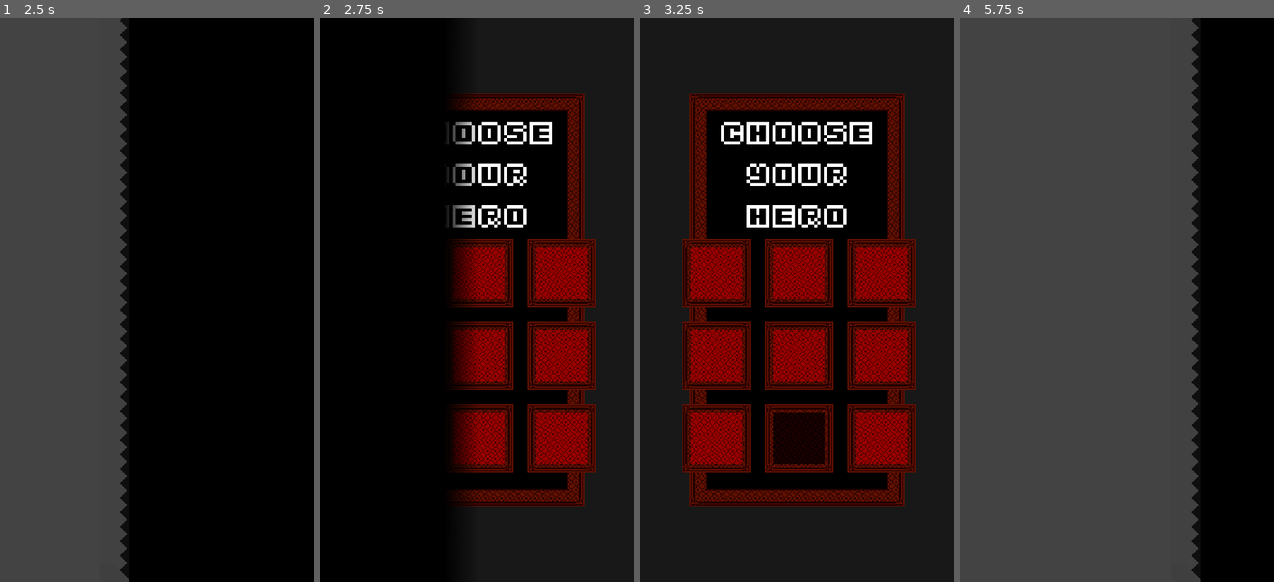
Above: before the commit, frames 1-4 (left to right).
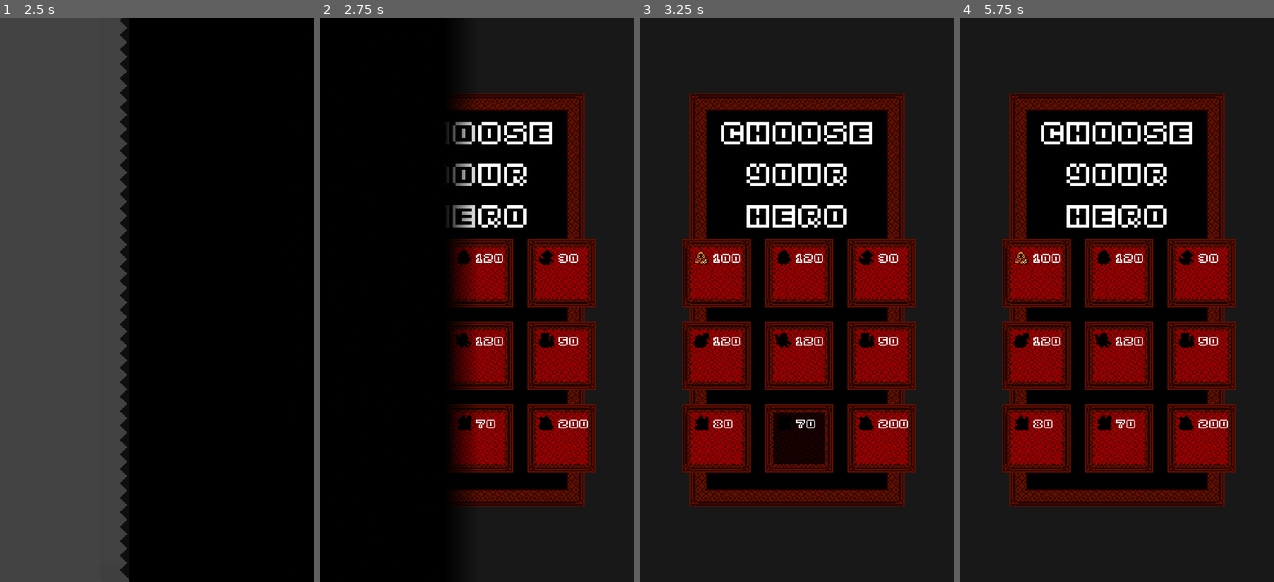
Above: after the commit, the same moments.

Repository: leegee1080/Quest-Dream
Game: Godot game, scene res://nodes/GameMaster.tscn
Same seed, same stepped clock (60 frames per second), same inputs: the game is played once before the commit and once after it.
Inputs (mouse positions are in pixels of both pictures, inside the frame that each line leads up to):
- Up to frame 1 (2.5 s): tap Enter at 0.5 s; move the mouse to (226, 271) at 0.52 s; hold Up 0.53-1.25 s; tap N at 0.6, 2.1 s; click (226, 271) at 0.67 s; tap Space at 0.77, 1.25 s; drag from (94, 328) to (141, 412) at 1.27 s; move the mouse to (188, 175) at 2.02 s; hold Up from 2.03 s (still down)
- Up to frame 2 (2.75 s): keep holding Up
- Up to frame 3 (3.25 s): release Up at 2.75 s; drag from (781, 412) to (702, 215) at 2.77 s
- Up to frame 4 (5.75 s): move the mouse to (1211, 384) at 3.52 s; hold A 3.53-4.25 s; tap N at 3.6, 5.1 s; tap Space at 3.77 s; drag from (1022, 215) to (1069, 159) at 4.27 s; tap Enter at 5 s; move the mouse to (1132, 300) at 5.02 s; hold Down from 5.03 s (still down); click (1132, 300) at 5.17 s

Frame 1 is identical in both runs. In frame 2, 0.9% of the frame differs, in the area x 43-86%, y 41-74%; in frame 3, 1.3%; in frame 4, 82%, in the area x 0-88%, y 0-100%.
Error before the commit: Attempt to call function 'queue_free' in base 'previously freed instance' on a null instance. (res://scripts/UI/UI_Vars.gd:36)

Commit message:
more work on the character select screen, added locking func. a sprite. and a cost to unlock

Diff:
--- a/scripts/Class_Select_Screen.gd
+++ b/scripts/Class_Select_Screen.gd
@@ -8,8 +8,13 @@
 
 const hero_select_starting_vect = Vector2(41,214)
 var hero_select_button_spacing = Vector2(80,80)
+const font = "res://assets/fonts/pixel_dyna_font.tres"
+const rtl_text_scale = 0.1
+const rtl_rect_size = Vector2(50,50)
 
-const hero_sprite_sheet = "res://assets/visuals/player_frames.tres"
+const hero_sprite_sheet = preload("res://assets/visuals/player_frames.tres")
+
+var unlocked_heroes = []
 
 func _ready():
 	name = "Class_Select_Screen"
@@ -23,16 +28,40 @@
 	var index_y = 0
 	for entry in Player_Enums.player_types_enum:
 		temp_loc_dict = {entry: [Vector2(hero_select_starting_vect.x + (hero_select_button_spacing.x * index_x),hero_select_starting_vect.y + (hero_select_button_spacing.y * index_y)), 18, 19]}
-		UiVars.generate_button(temp_loc_dict, "res://assets/visuals/small_button_frames.tres", Vector2(66,66), "hero_select_buttons", 15, self)
+		UiVars.generate_button(temp_loc_dict, "res://assets/visuals/small_button_frames.tres", Vector2(66,66), "hero_select_buttons", 0, self)
+		var sprite = AnimatedSprite.new()
+		sprite.set_sprite_frames(hero_sprite_sheet)
+		sprite.set_frame(Player_Enums.player_types_string_dict.get(entry).sprite_frame)
+		sprite.position = Vector2(hero_select_starting_vect.x + (hero_select_button_spacing.x * index_x) + 10,hero_select_starting_vect.y + (hero_select_button_spacing.y * index_y) + 10)
+#		print(Player_Enums.player_types_string_dict.get(entry).sprite_frame)
+		sprite.z_index = 16
+		sprite.centered = false
+		sprite.modulate = Color(0,0,0)
+
+		var rtl_node = Label.new()
+		add_child(rtl_node)
+		rtl_node.rect_position = Vector2(sprite.position.x + 20, sprite.position.y)
+		rtl_node.rect_scale = Vector2(rtl_text_scale,rtl_text_scale)
+		rtl_node.rect_size = rtl_rect_size
+		rtl_node.text = str(Player_Enums.player_types_string_dict.get(entry).unlock_cost)
+		rtl_node.add_font_override("font", load(font))
+#		rtl_node.z_index = 16
+
+		if Player_Enums.player_types_enum[entry] in get_parent().unlocked_classes:
+			sprite.modulate = Color(1,1,1)
+			unlocked_heroes.append(entry)
+		add_child(sprite)
 		index_x += 1
 		if index_x >= 3:
 			index_x = 0
 			index_y += 1
 		pass
-		print(Player_Enums.player_types_string_dict.get(entry).sprite_frame)
 	pass
 
 func ui_func(new_name, _btn_node_ref): #checks which button is pressed
 	print(new_name)
-	get_parent().player_type_class = Player_Enums.player_types_string_dict.get(new_name)
-	get_parent().ui_func("newgame", null)
+	if new_name in unlocked_heroes:
+		get_parent().player_type_class = Player_Enums.player_types_string_dict.get(new_name)
+		get_parent().ui_func("newgame", null)
+	else:
+		print("ask to unlock hero")
--- a/scripts/GameMaster_Script.gd
+++ b/scripts/GameMaster_Script.gd
@@ -53,7 +53,7 @@
 #player progression data
 const class_select_screen = preload("res://nodes/ClassSelectScreen.tscn")
 var current_class_select_screen
-var unlocked_classes = [6] #this is an array of each enum of each playable class that is unlocked, if every enum is there every class is unlocked
+var unlocked_classes = [Player_Enums.player_types_enum.assassin] #this is an array of each enum of each playable class that is unlocked, if every enum is there every class is unlocked
 
 func _ready():
 	trans_timer = Timer.new()
--- a/scripts/Player/Player_Classes/Assassin.gd
+++ b/scripts/Player/Player_Classes/Assassin.gd
@@ -4,6 +4,7 @@
 
 const sprite_frame = 6
 const string_name = "Assassin"
+const unlock_cost = 100
 
 const special_animations_dict = {
 	"walk": "wiggle_in_place",
--- a/scripts/Player/Player_Classes/Berserker.gd
+++ b/scripts/Player/Player_Classes/Berserker.gd
@@ -4,6 +4,7 @@
 
 const sprite_frame = 3
 const string_name = "Berserker"
+const unlock_cost = 120
 
 const special_animations_dict = {
 	"walk": "wiggle_in_place",
--- a/scripts/Player/Player_Classes/Executioner.gd
+++ b/scripts/Player/Player_Classes/Executioner.gd
@@ -4,6 +4,7 @@
 
 const sprite_frame = 4
 const string_name = "Executioner"
+const unlock_cost = 120
 
 const special_animations_dict = {
 	"walk": "wiggle_in_place",
--- a/scripts/Player/Player_Classes/Knight.gd
+++ b/scripts/Player/Player_Classes/Knight.gd
@@ -4,6 +4,7 @@
 
 const sprite_frame = 5
 const string_name = "Knight"
+const unlock_cost = 50
 
 const special_animations_dict = {
 	"walk": "wiggle_in_place",
--- a/scripts/Player/Player_Classes/Necromancer.gd
+++ b/scripts/Player/Player_Classes/Necromancer.gd
@@ -4,6 +4,7 @@
 
 const sprite_frame = 9
 const string_name = "Necromancer"
+const unlock_cost = 200
 
 const special_animations_dict = {
 	"walk": "wiggle_in_place",
--- a/scripts/Player/Player_Classes/Ranger.gd
+++ b/scripts/Player/Player_Classes/Ranger.gd
@@ -2,8 +2,9 @@
 
 class_name Ranger
 
-const sprite_frame = 9
+const sprite_frame = 2
 const string_name = "Ranger"
+const unlock_cost = 30
 
 const special_animations_dict = {
 	"walk": "wiggle_in_place",
--- a/scripts/Player/Player_Classes/Traveler.gd
+++ b/scripts/Player/Player_Classes/Traveler.gd
@@ -4,6 +4,7 @@
 
 const sprite_frame = 8
 const string_name = "Traveler"
+const unlock_cost = 70
 
 const special_animations_dict = {
 	"walk": "wiggle_in_place",
--- a/scripts/Player/Player_Classes/Valkyrie.gd
+++ b/scripts/Player/Player_Classes/Valkyrie.gd
@@ -4,6 +4,7 @@
 
 const sprite_frame = 1
 const string_name = "Valkyrie"
+const unlock_cost = 120
 
 const special_animations_dict = {
 	"walk": "wiggle_in_place",
--- a/scripts/Player/Player_Classes/Wizard.gd
+++ b/scripts/Player/Player_Classes/Wizard.gd
@@ -4,6 +4,7 @@
 
 const sprite_frame = 7
 const string_name = "Wizard"
+const unlock_cost = 80
 
 const special_animations_dict = {
 	"walk": "wiggle_in_place",
